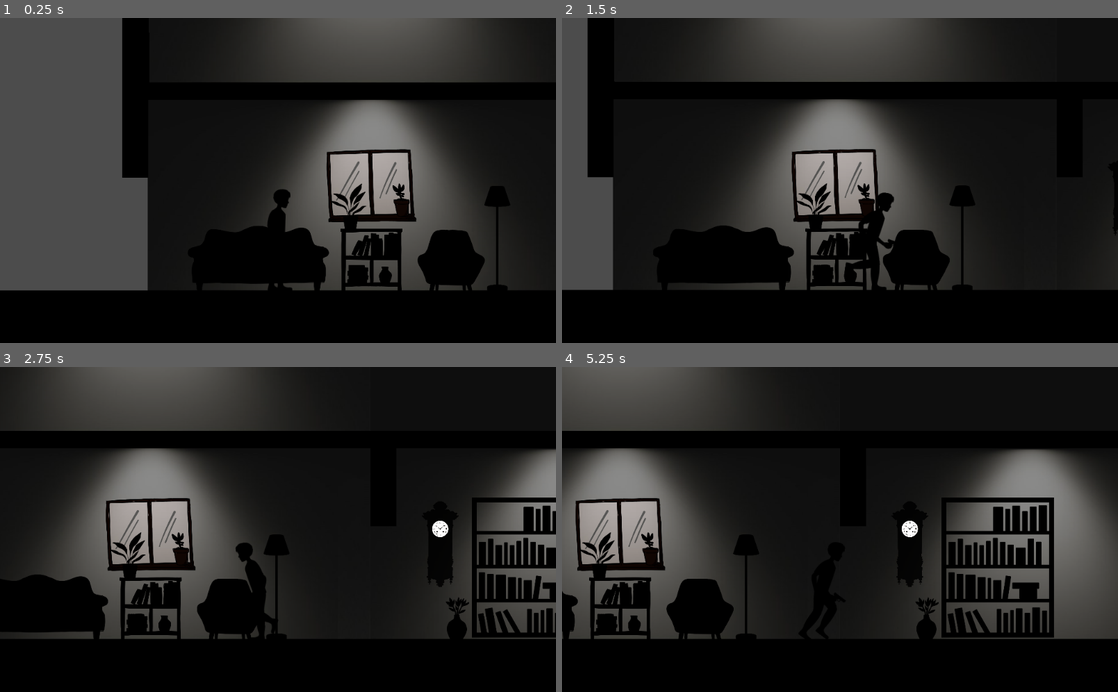
Above: before the commit, frames 1-4 (two rows, left to right).
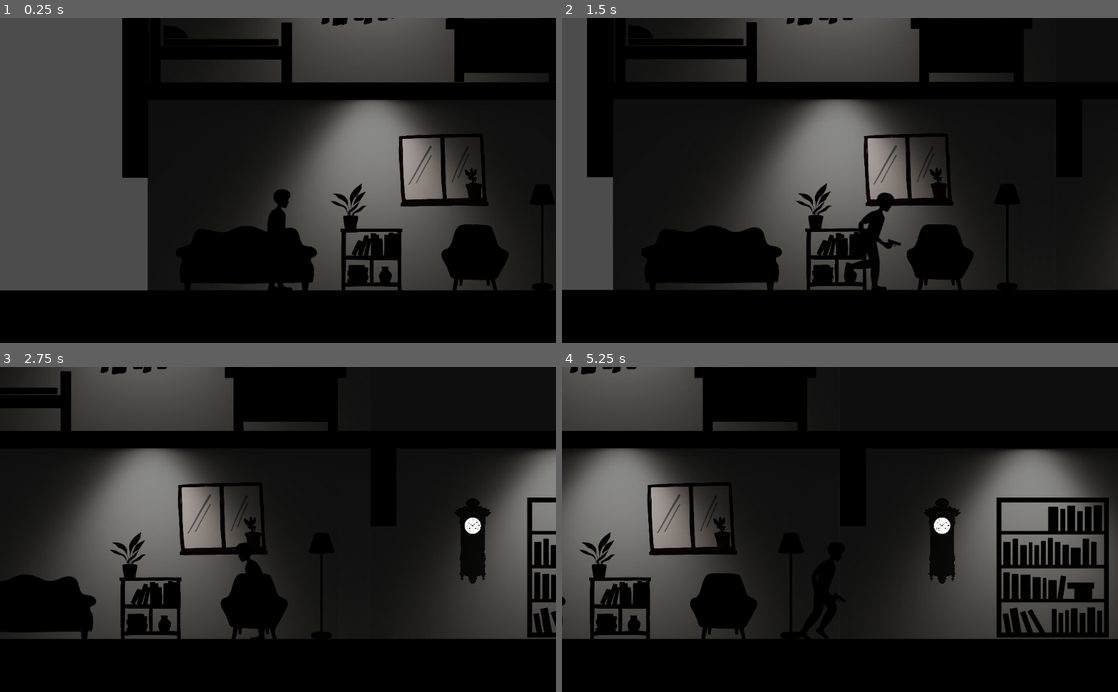
Above: after the commit, the same moments.

Repository: endcrs/COMA
Game: Godot game, scene res://mapas/mundo/mundo.tscn
Same seed, same stepped clock (60 frames per second), same inputs: the game is played once before the commit and once after it.
Inputs (mouse positions are in pixels of both pictures, inside the frame that each line leads up to):
- Up to frame 1 (0.25 s): no input
- Up to frame 2 (1.5 s): move the mouse to (962, 164) at 0.52 s; hold Right (ui_right) from 0.53 s (still down); move the mouse to (728, 196) at 1.27 s
- Up to frame 3 (2.75 s): move the mouse to (333, 458) at 2.02 s; release Right (ui_right) at 2.03 s; hold Left (ui_left) from 2.03 s (still down)
- Up to frame 4 (5.25 s): move the mouse to (812, 594) at 2.77 s; release Left (ui_left) at 2.78 s; hold Right (ui_right) 2.78-4.28 s; move the mouse to (1006, 578) at 3.52 s; move the mouse to (673, 480) at 4.27 s; hold Left (ui_left) 4.28-5.03 s; move the mouse to (867, 529) at 5.02 s; hold Right (ui_right) from 5.03 s (still down)

The runs differ from the first frame. In frame 1, 10% of the frame differs, in the area x 37-98%, y 0-84%; in frame 2, 10%; in frame 3, 14%; in frame 4, 17%, in the area x 0-99%, y 0-84%.

Commit message:
quarto de cima

Diff:
--- a/GAME/mapas/mundo/mundo.tscn
+++ b/GAME/mapas/mundo/mundo.tscn
@@ -1,10 +1,11 @@
-[gd_scene load_steps=8 format=2]
+[gd_scene load_steps=9 format=2]
 
 [ext_resource path="res://player/player.tscn" type="PackedScene" id=1]
 [ext_resource path="res://objetos/moveis/pngwing.com.png" type="Texture" id=2]
 [ext_resource path="res://mapas/mundo/Oculux Dead Front 3_5IN Round Open Reflector Trim - Flood _ 2700K.jpg" type="Texture" id=3]
 [ext_resource path="res://objetos/moveis/moveis.png" type="Texture" id=4]
 [ext_resource path="res://objetos/moveis/moveis2.png" type="Texture" id=5]
+[ext_resource path="res://mapas/mundo/Quarto.png" type="Texture" id=6]
 
 [sub_resource type="RectangleShape2D" id=1]
 extents = Vector2( 2432, 40 )
@@ -26,13 +27,13 @@
 [node name="chão" type="StaticBody2D" parent="."]
 
 [node name="Polygon2D" type="Polygon2D" parent="chão"]
-position = Vector2( -472, 0 )
+position = Vector2( -475, 0 )
 scale = Vector2( 4.67692, 1 )
 color = Color( 0, 0, 0, 1 )
 polygon = PoolVector2Array( -8, 520, 1032, 520, 1032, 1160, -7.99997, 1160 )
 
 [node name="CollisionShape2D" type="CollisionShape2D" parent="chão"]
-position = Vector2( 1800, 560 )
+position = Vector2( 1920, 560 )
 shape = SubResource( 1 )
 
 [node name="Position2D" type="Position2D" parent="."]
@@ -51,7 +52,7 @@
 
 [node name="Polygon2D" type="Polygon2D" parent="."]
 color = Color( 0, 0, 0, 1 )
-polygon = PoolVector2Array( 552, 312, 552, -264, 2728, -264, …(80 unchanged characters)…  1417.88, -232, 600, -232, 602, 136, 2680, 136, 2680, 168, 2248, 168, 2216, 152, 2200, 152,  …(86 unchanged characters)…
+polygon = PoolVector2Array( 552, 312, 552, -264, 2728, -264, …(80 unchanged characters)…  1417.88, -232, 600, -232, 602, 136, 2688, 136, 2688, 168, 2248, 168, 2216, 152, 2200, 152,  …(86 unchanged characters)…
 
 [node name="WorldEnvironment" type="WorldEnvironment" parent="."]
 environment = SubResource( 2 )
@@ -88,9 +89,9 @@
 }
 
 [node name="Polygon2D" type="Polygon2D" parent="Light2D2"]
-position = Vector2( 0, -16.0006 )
+position = Vector2( 26.8382, -14.0115 )
 color = Color( 0, 0, 0, 1 )
-polygon = PoolVector2Array( 1388.43, 1495.83, 1388.43, 1448. …(527 unchanged characters)… 6.37, 732, 987.645, 732, 987.645, 732, 794.41, 732, 794.41, 795.653, 1030.59, 795.653, 1073.53, 891.131, 1145.1, 1050.26, 1202.35, 1177.57, 1281.08, 1352.61, 1345.49, 1495.83 )
+polygon = PoolVector2Array( 1388.43, 1495.83, 1388.43, 1448. …(527 unchanged characters)… 6.37, 732, 987.645, 732, 987.645, 732, 767.572, 732, 767.572, 793.663, 1032.38, 793.663, 1073.53, 891.131, 1145.1, 1050.26, 1202.35, 1177.57, 1281.08, 1352.61, 1345.49, 1495.83 )
 
 [node name="Light2D4" type="Light2D" parent="."]
 position = Vector2( 2375, 173.168 )
@@ -105,7 +106,7 @@
 [node name="sprites" type="Node2D" parent="."]
 
 [node name="relogio" type="Sprite" parent="sprites"]
-position = Vector2( 1544, 344 )
+position = Vector2( 1604, 338 )
 scale = Vector2( 0.191915, 0.193939 )
 texture = ExtResource( 2 )
 region_enabled = true
@@ -113,7 +114,7 @@
 
 [node name="janela" type="Sprite" parent="sprites"]
 modulate = Color( 0.375, 0.375, 0.375, 1 )
-position = Vector2( 1011, 327 )
+position = Vector2( 1144, 298 )
 scale = Vector2( 0.358348, 0.362128 )
 texture = ExtResource( 4 )
 region_enabled = true
@@ -121,7 +122,7 @@
 
 [node name="estante" type="Sprite" parent="sprites"]
 modulate = Color( 0, 0, 0, 1 )
-position = Vector2( 1706, 388 )
+position = Vector2( 1808, 388 )
 scale = Vector2( 0.449941, 0.454686 )
 texture = ExtResource( 4 )
 region_enabled = true
@@ -129,7 +130,7 @@
 
 [node name="sofá" type="Sprite" parent="sprites"]
 modulate = Color( 0, 0, 0, 1 )
-position = Vector2( 803, 463 )
+position = Vector2( 781, 463 )
 scale = Vector2( 0.46122, 0.466084 )
 texture = ExtResource( 4 )
 region_enabled = true
@@ -137,7 +138,7 @@
 
 [node name="sofá2" type="Sprite" parent="sprites"]
 modulate = Color( 0, 0, 0, 1 )
-position = Vector2( 1158, 472 )
+position = Vector2( 1202, 462 )
 scale = Vector2( 0.427161, 0.431666 )
 texture = ExtResource( 4 )
 region_enabled = true
@@ -151,18 +152,42 @@
 region_enabled = true
 region_rect = Rect2( 765, 85, 366, 380 )
 
+[node name="cama" type="Sprite" parent="sprites"]
+modulate = Color( 0, 0, 0, 1 )
+position = Vector2( 734, 67 )
+scale = Vector2( 0.446371, 0.329213 )
+texture = ExtResource( 6 )
+region_enabled = true
+region_rect = Rect2( 243, 73, 586, 432 )
+
+[node name="roupas" type="Sprite" parent="sprites"]
+modulate = Color( 0, 0, 0, 1 )
+position = Vector2( 1008, -51 )
+scale = Vector2( 0.446371, 0.329213 )
+texture = ExtResource( 6 )
+region_enabled = true
+region_rect = Rect2( 1266, 37, 448, 502 )
+
+[node name="escritorio" type="Sprite" parent="sprites"]
+modulate = Color( 0, 0, 0, 1 )
+position = Vector2( 1260, 48 )
+scale = Vector2( 0.480686, 0.406625 )
+texture = ExtResource( 6 )
+region_enabled = true
+region_rect = Rect2( 1204, 609, 466, 433 )
+
 [node name="luminaria" type="Sprite" parent="sprites"]
 modulate = Color( 0, 0, 0, 1 )
-position = Vector2( 1243, 425 )
+position = Vector2( 1326, 422 )
 scale = Vector2( 0.449941, 0.454686 )
 texture = ExtResource( 4 )
 region_enabled = true
 region_rect = Rect2( 570, 607, 107, 432 )
 
-[node name="fro" type="Sprite" parent="sprites"]
-modulate = Color( 0, 0, 0, 1 )
-position = Vector2( 1576, 482 )
-scale = Vector2( 0.449941, 0.454686 )
+[node name="planta" type="Sprite" parent="sprites"]
+modulate = Color( 0, 0, 0, 1 )
+position = Vector2( 2113, 438 )
+scale = Vector2( 0.884764, 0.955666 )
 texture = ExtResource( 4 )
 region_enabled = true
 region_rect = Rect2( 998, 866, 97, 173 )
Binary file added: GAME/Design sem nome.png
Not shown, added: GAME/Design sem nome.png.import
Binary file added: GAME/mapas/mundo/Quarto.png
Not shown, added: GAME/mapas/mundo/Quarto.png.import
